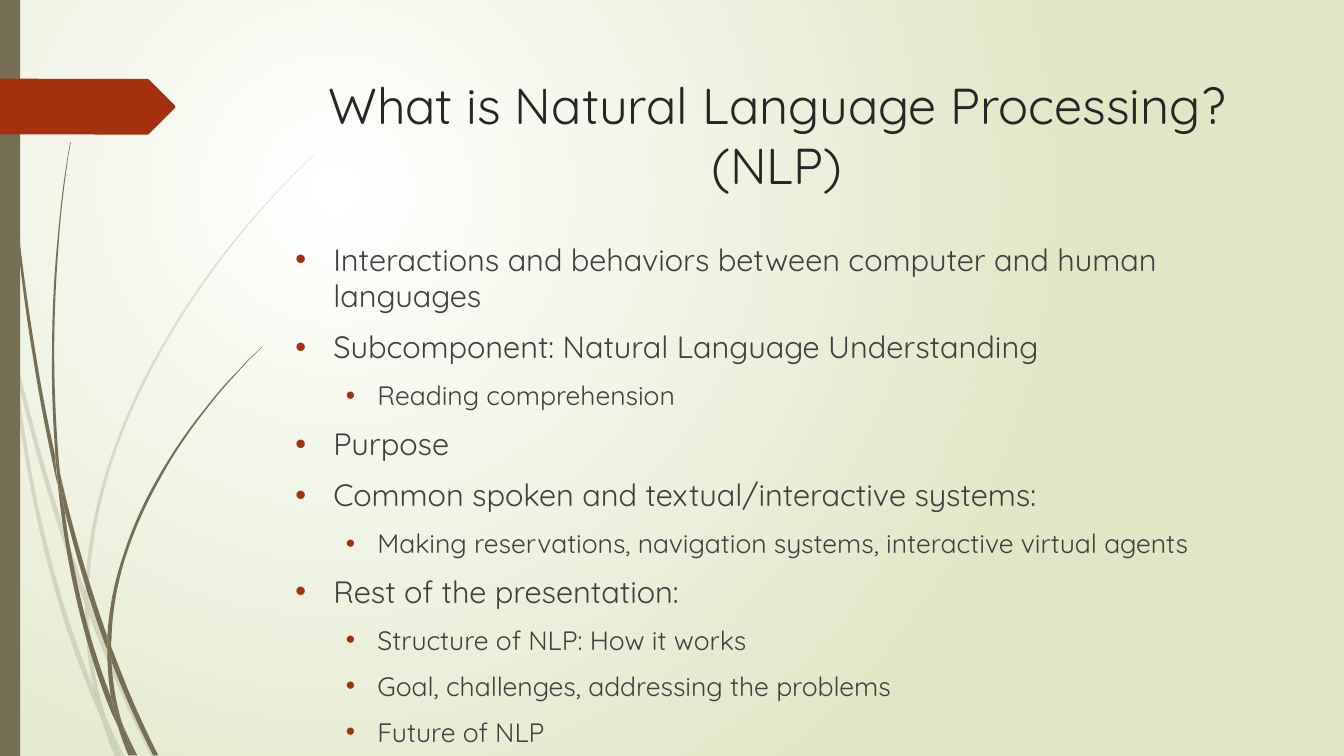
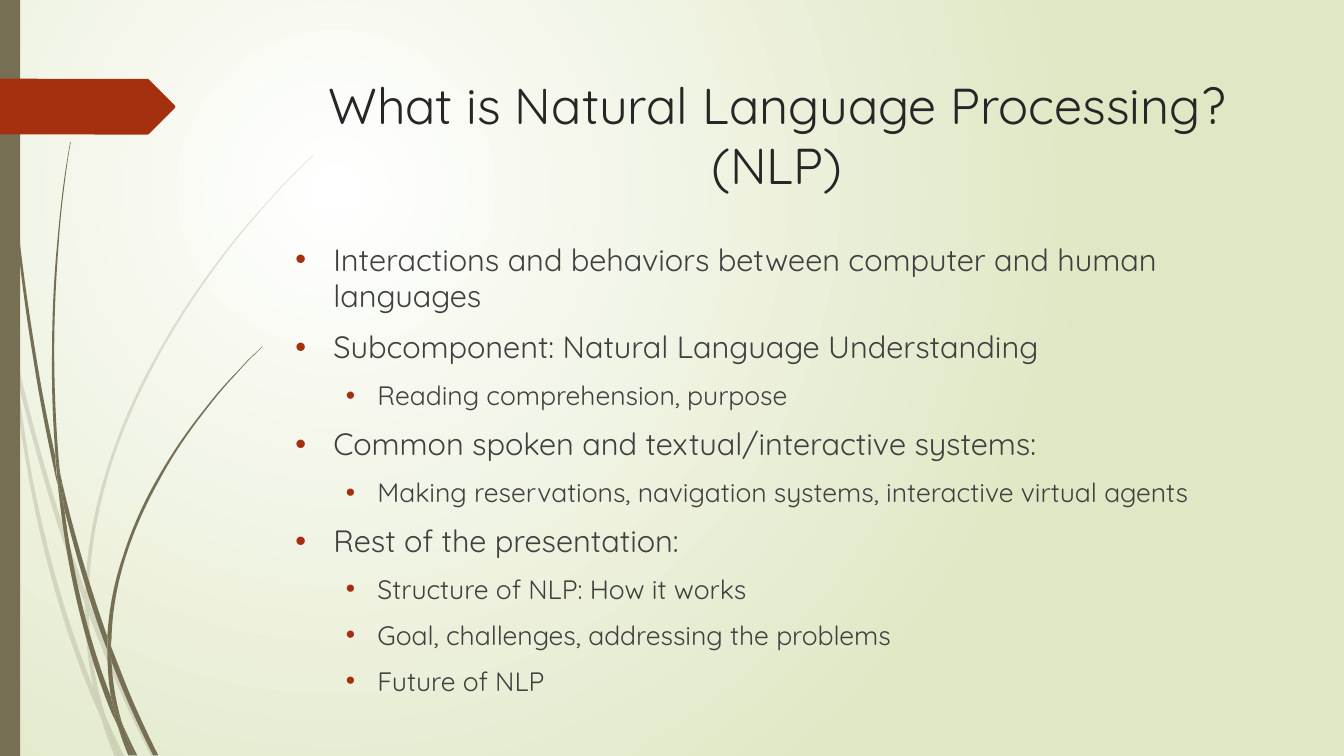
Before and after one commit to tglasser15/NLP_AI, a slide deck: slide 2 of Natural Language Processing.pptx. Drawn at 1344x756 pixels with LibreOffice and Linux fonts; fonts in the diff are those of the drawing. Boxes give left, top, right and bottom in pixels: in the first picture for what was removed or moved away, otherwise in the second. Text is boxed around its words. In the diff, an @@ line names an element or a change of style, - is before the commit and + after.

```diff
--- a/Natural Language Processing.pptx
+++ b/Natural Language Processing.pptx
@@ text at (377,385,787,411): text changed @@
-  • Reading comprehension
-• Purpose
+  • Reading comprehension, purpose
```
Also in this commit, not shown: 4 other slides changed, 1 other file.
